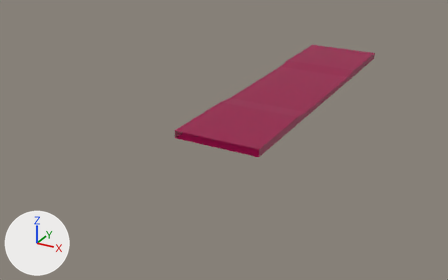
An edit to the Blender file Assets/Blender/ROSS Front.blend, drawn before and after from the same camera.
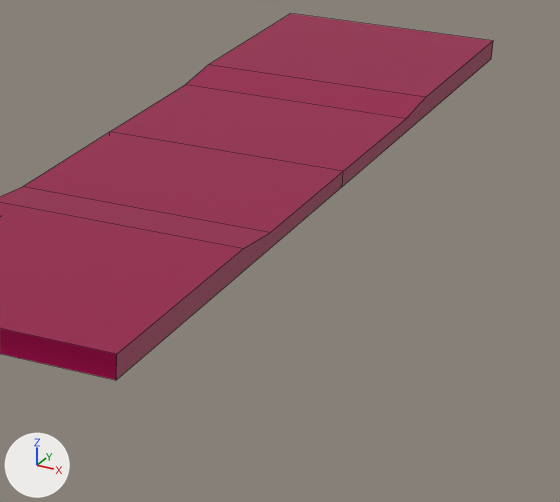
The first picture shows the older version from a 50 mm camera at (11.6, -28.4, 10.6) aimed at (-2.6, -2.6, -2.3). The close-ups show both versions on the part from 50% to 88% of the width and 14% to 70% of the height of that picture. Every picture has the same lights, and +X, +Y and +Z are marked at lower left. The close-ups show mesh edges as thin lines.
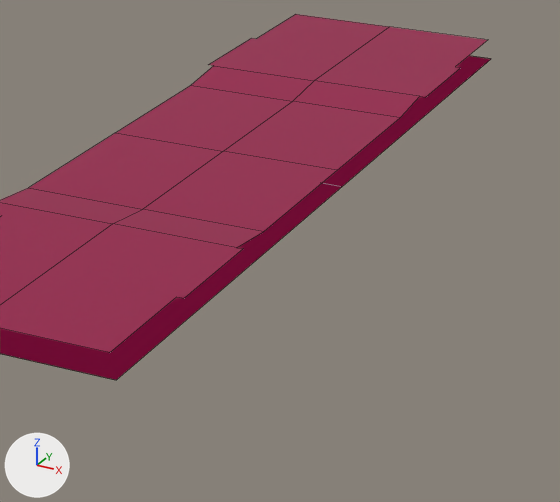
Where the change shows, as pixel boxes (x1, y1, x2, y2) in the close-ups (560 x 502 px; the box of a moved part takes in the faces that stretch with it):
'Cube', reshaped, modifiers changed
    before: (0, 14, 493, 380)
    after: (0, 14, 491, 380)
part 1 of me_cube, moved or reshaped
    before: (0, 14, 493, 380)
    after: (0, 14, 487, 353)

Edits to the bpy script that builds the scene:
```text
Change me_cube:
    used by ob_cube; location = (0.0, 0.0, 0.0)
    remove me_cube.from_pydata(...)  # 18 vertices, 6 faces, 2 loose edges; spans x -2.0..2.0, y 0.0..16.0, z 0.0..0.3
    add me_cube.from_pydata(...)  # 20 vertices, 4 faces, 4 loose edges; spans x -2.0..2.0, y 0.0..16.0, z 0.0..0.3
    me_cube part 1
    8 vertices are removed from x -2.0..2.0, y 0.0..8.0, z 0.2..0.3
    5 faces are deleted
    1 vertex moves from x 2.0, y 4.0, z 0.3 to x 1.9, y 4.0, z 0.3
    10 vertices are added at x 0.0..2.0, y 0.0..8.0, z 0.2..0.3
    2 loose edges are added
    3 new faces join them
Change ob_cube:
    where _m = ob_cube.modifiers.new('Mirror.001', 'MIRROR')
    _m.use_axis: (False, True, False) -> (True, True, False)
```
